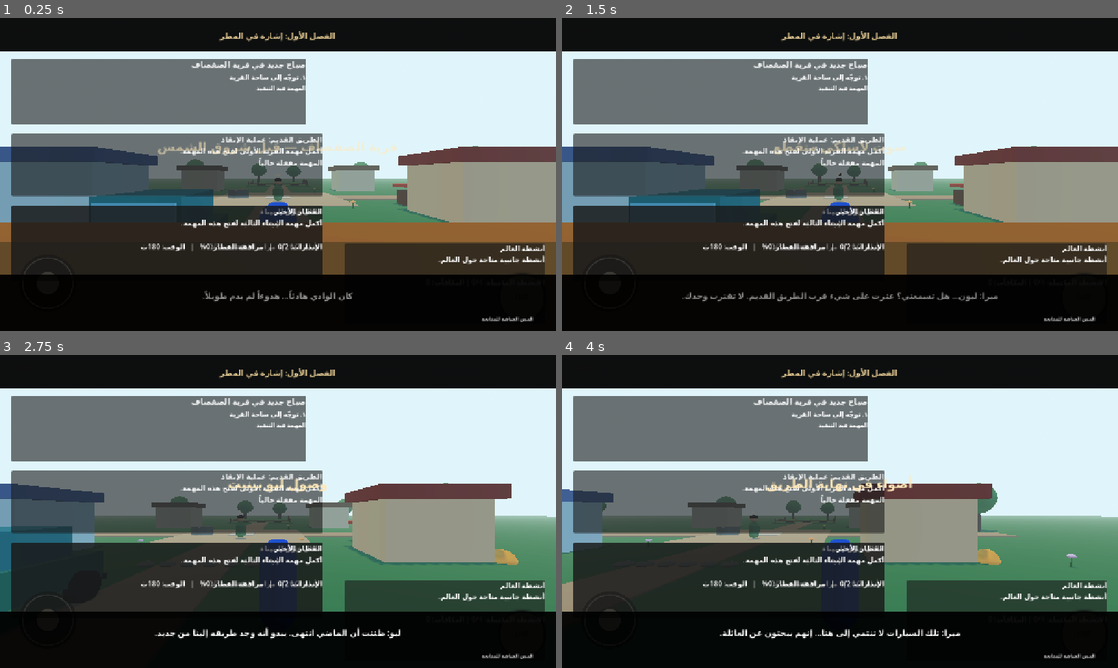
Above: before the commit, frames 1-4 (two rows, left to right).
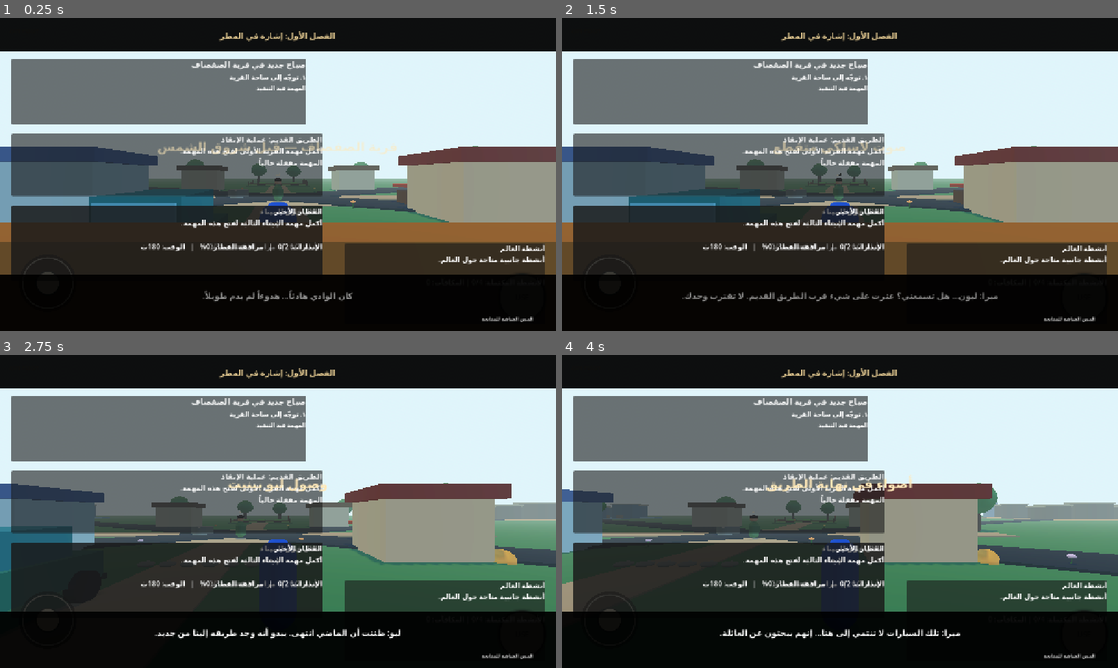
Above: after the commit, the same moments.

Repository: dzdfast-art/GTA-GHIBLI
Game: Godot game, scene res://main.tscn
Same seed, same stepped clock (60 frames per second), same inputs: the game is played once before the commit and once after it.
Inputs (mouse positions are in pixels of both pictures, inside the frame that each line leads up to):
- Up to frame 1 (0.25 s): no input
- Up to frame 2 (1.5 s): click "USE" at 0.5 s; tap Enter at 1.25 s; move the mouse to (962, 158) at 1.27 s; hold Right (ui_right) from 1.28 s (still down); tap E (interact) at 1.35 s; click (962, 158) at 1.42 s
- Up to frame 3 (2.75 s): tap Space at 1.52 s; release Right (ui_right) at 2 s; drag from (166, 527) to (250, 574) at 2.02 s
- Up to frame 4 (4 s): tap Space at 2.75 s; move the mouse to (895, 442) at 2.77 s; hold Right (ui_right) 2.78-3.5 s; tap E (interact) at 2.85 s; drag from (812, 574) to (673, 464) at 3.52 s

The runs differ from the first frame. In frame 1, 1.2% of the frame differs, in the area x 38-75%, y 54-62%; in frame 2, 1.3%; in frame 3, 2.4%; in frame 4, 4.1%, in the area x 7-100%, y 47-71%.
Error before the commit: Parse Error: Identifier "ConeMesh" not declared in the current scope. (res://scripts/world/open_world_regions.gd:223)

Commit message:
Use supported cone-shaped cylinder for pine trees

Diff:
--- a/scripts/world/open_world_regions.gd
+++ b/scripts/world/open_world_regions.gd
@@ -220,7 +220,8 @@
 	trunk.material_override = _material(Color(0.32, 0.22, 0.14))
 	tree.add_child(trunk)
 	var crown := MeshInstance3D.new()
-	var crown_mesh := ConeMesh.new()
+	var crown_mesh := CylinderMesh.new()
+	crown_mesh.top_radius = 0.0
 	crown_mesh.bottom_radius = 1.25
 	crown_mesh.height = 3.4
 	crown.mesh = crown_mesh
